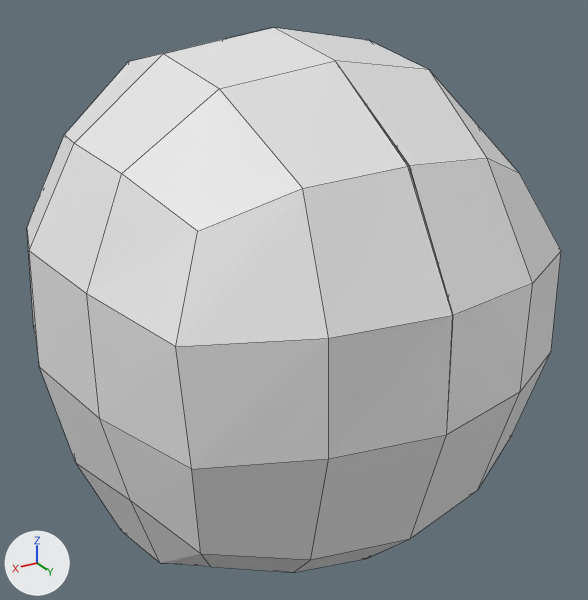
An edit to the Blender file head.blend, drawn before and after from the same camera.
Rendered twice from a camera (50 mm lens) standing at (0.152, 0.269, 1.549) and looking at (-0.009, 0.002, 1.415). The axes (+X, +Y, +Z) are drawn at lower left. The lights are the same throughout. Mesh edges are drawn as thin lines.

Names of what the first picture shows: 'Face'.
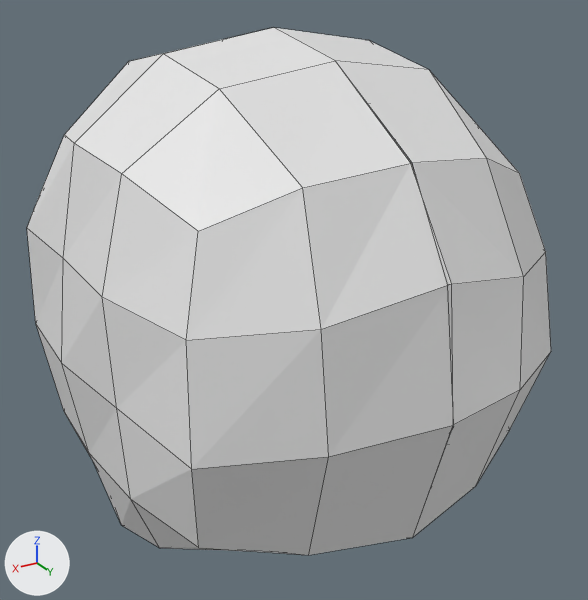
Location of each change, [x1, y1, x2, y2] in pixels of the pictures (588 x 600 px; the box of a moved part takes in the faces that stretch with it):
'Face', reshaped
    before: [27, 28, 561, 573]
    after: [27, 28, 551, 555]
part 1 of me_roundcube_001, moved or reshaped
    before: [27, 63, 561, 573]
    after: [27, 63, 551, 555]

The change, as a diff of the scene's bpy script:
```diff
--- a/head.blend.py
+++ b/head.blend.py
@@ me_roundcube_001 @@
 me_roundcube_001.from_pydata(...)  # 57 vertices, 48 faces; spans x 0.0..0.85, y -0.93..0.93, z -1.01..1.0
 # used by ob_face; location = (-0.0009, 0.0003, 1.4081); scale = (0.115, 0.115, 0.115)
-me_roundcube_001.vertices[0].co = (0.52, 0.49, -0.53)  # pixel (210, 566)
-me_roundcube_001.vertices[1].co = (0.28, 0.59, -0.59)  # pixel (293, 572)
-me_roundcube_001.vertices[2].co = (0.0, 0.6, -0.66)  # pixel (365, 558)
-me_roundcube_001.vertices[3].co = (0.61, 0.62, -0.35)  # pixel (200, 553)
-me_roundcube_001.vertices[4].co = (0.32, 0.76, -0.4)  # pixel (310, 559)
-me_roundcube_001.vertices[5].co = (0.0, 0.81, -0.42)  # pixel (410, 538)
-me_roundcube_001.vertices[7].co = (0.34, 0.87, 0.02)  # pixel (328, 458)
-me_roundcube_001.vertices[8].co = (0.0, 0.93, 0.02)  # pixel (446, 434)
-me_roundcube_001.vertices[9].co = (0.66, 0.68, 0.34)  # pixel (175, 346)
-me_roundcube_001.vertices[10].co = (0.34, 0.86, 0.36)  # pixel (328, 338)
-me_roundcube_001.vertices[11].co = (0.0, 0.92, 0.36)  # pixel (452, 315)
-me_roundcube_001.vertices[22].co = (0.64, 0.0, -0.69)  # pixel (121, 531)
-me_roundcube_001.vertices[23].co = (0.6, 0.27, -0.65)  # pixel (160, 563)
-me_roundcube_001.vertices[26].co = (0.77, 0.0, -0.35)  # pixel (75, 462)
-me_roundcube_001.vertices[29].co = (0.78, -0.35, 0.0)  # pixel (33, 327)
-me_roundcube_001.vertices[30].co = (0.85, 0.0, 0.03)  # pixel (39, 366)
-me_roundcube_001.vertices[31].co = (0.78, 0.35, 0.01)  # pixel (99, 418)
-me_roundcube_001.vertices[34].co = (0.83, 0.0, 0.41)  # pixel (29, 250)
-me_roundcube_001.vertices[35].co = (0.77, 0.34, 0.38)  # pixel (86, 293)
-me_roundcube_001.vertices[36].co = (0.33, -0.34, -0.86)
-me_roundcube_001.vertices[37].co = (0.0, -0.35, -0.93)
-me_roundcube_001.vertices[38].co = (0.34, 0.0, -0.94)
-me_roundcube_001.vertices[39].co = (0.0, 0.0, -1.01)
-me_roundcube_001.vertices[40].co = (0.33, 0.28, -0.77)
-me_roundcube_001.vertices[41].co = (0.0, 0.29, -0.87)
-me_roundcube_001.vertices[44].co = (0.0, 0.71, 0.71)  # pixel (407, 166)
+# me_roundcube_001 part 1
+me_roundcube_001.vertices[0].co = (0.52, 0.46, -0.47)
+me_roundcube_001.vertices[1].co = (0.28, 0.55, -0.54)
+me_roundcube_001.vertices[2].co = (0.0, 0.57, -0.59)
+me_roundcube_001.vertices[3].co = (0.61, 0.61, -0.34)  # pixel (198, 547)
+me_roundcube_001.vertices[4].co = (0.32, 0.75, -0.39)  # pixel (308, 555)
+me_roundcube_001.vertices[5].co = (0.0, 0.83, -0.41)  # pixel (412, 537)
+me_roundcube_001.vertices[7].co = (0.34, 0.87, 0.02)  # pixel (328, 456)
+me_roundcube_001.vertices[8].co = (0.0, 0.96, 0.06)  # pixel (453, 425)
+me_roundcube_001.vertices[9].co = (0.62, 0.65, 0.34)  # pixel (186, 340)
+me_roundcube_001.vertices[10].co = (0.34, 0.83, 0.37)  # pixel (321, 329)
+me_roundcube_001.vertices[11].co = (-0.01, 0.9, 0.44)  # pixel (451, 283)
+me_roundcube_001.vertices[22].co = (0.64, 0.01, -0.66)  # pixel (121, 525)
+me_roundcube_001.vertices[23].co = (0.6, 0.27, -0.58)  # pixel (159, 548)
+me_roundcube_001.vertices[26].co = (0.73, 0.01, -0.32)  # pixel (89, 453)
+me_roundcube_001.vertices[29].co = (0.78, -0.31, 0.04)  # pixel (35, 323)
+me_roundcube_001.vertices[30].co = (0.78, 0.01, 0.03)  # pixel (61, 363)
+me_roundcube_001.vertices[31].co = (0.72, 0.35, 0.02)  # pixel (116, 408)
+me_roundcube_001.vertices[34].co = (0.74, 0.02, 0.38)  # pixel (63, 258)
+me_roundcube_001.vertices[35].co = (0.73, 0.33, 0.36)  # pixel (102, 297)
+me_roundcube_001.vertices[36].co = (0.33, -0.34, -0.85)
+me_roundcube_001.vertices[37].co = (0.0, -0.35, -0.96)
+me_roundcube_001.vertices[38].co = (0.34, 0.0, -0.78)
+me_roundcube_001.vertices[39].co = (0.0, 0.0, -0.86)
+me_roundcube_001.vertices[40].co = (0.33, 0.3, -0.69)
+me_roundcube_001.vertices[41].co = (0.0, 0.3, -0.75)
+me_roundcube_001.vertices[44].co = (0.0, 0.72, 0.72)  # pixel (410, 163)
```
